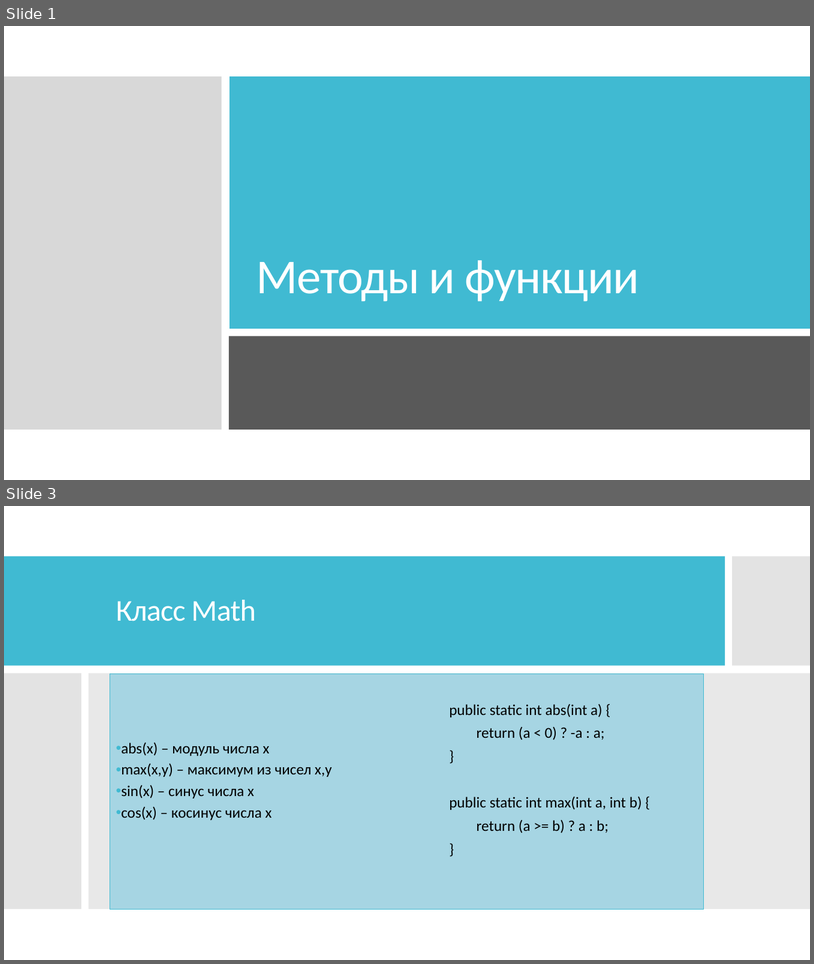
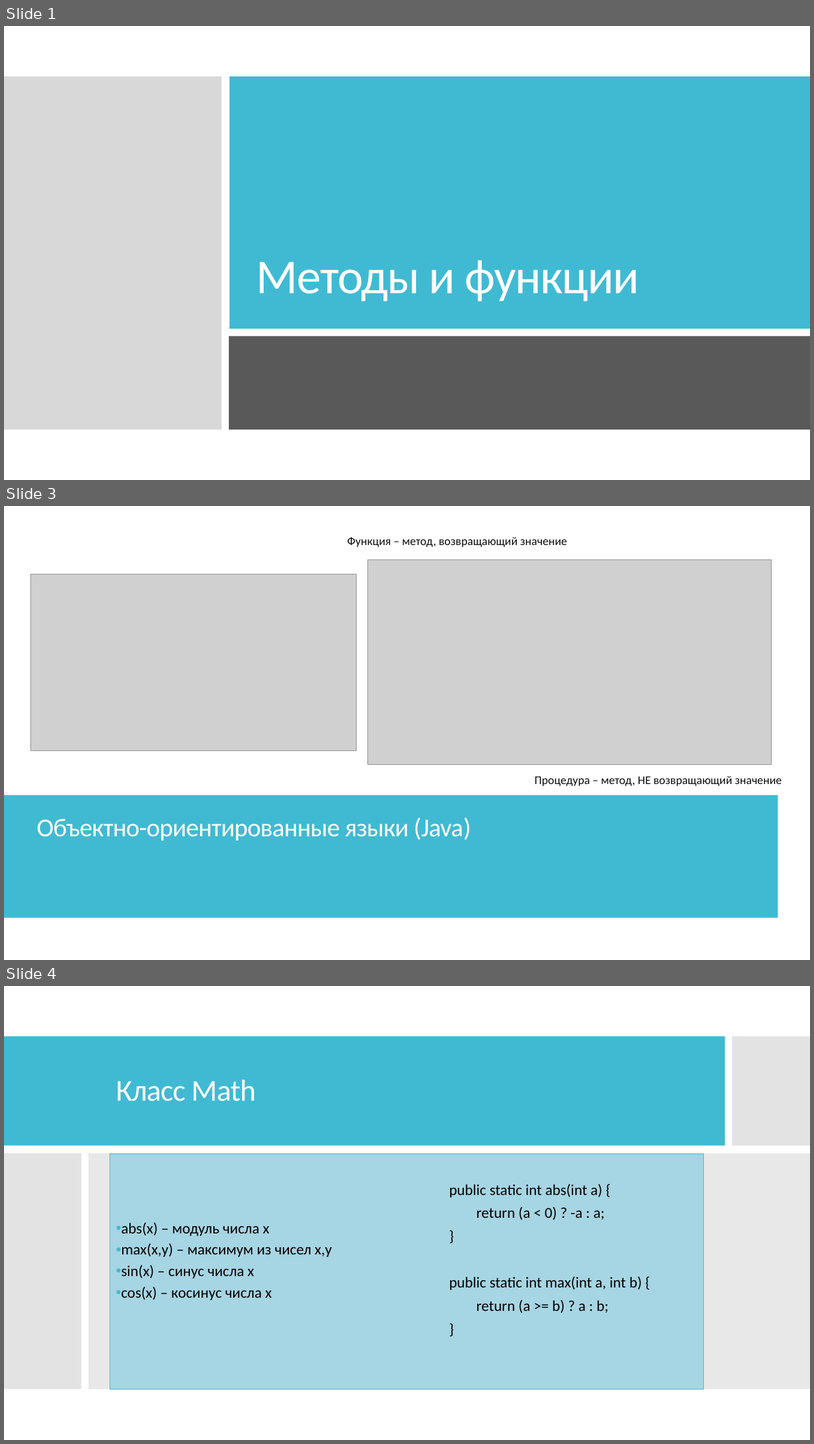
Before and after one commit to IriEfremova/LessonsCube, a slide deck: Samsung/Lesson8/ArraysPracticum.pptx. Shown one above the other, each under a label of ours: slides 1 and 3 before the commit, slides 1, 3 and 4 after it; the slides between them are not shown. The pictures are 814x964 and 814x1444 pixels, drawn with LibreOffice and Linux fonts; fonts in the diff are those of the drawing; grey boxes stand for pictures. Boxes give left, top, right and bottom in pixels: in the first picture for what was removed or moved away, otherwise in the second. Text is boxed around its words. In the diff, an @@ line names an element or a change of style, - is before the commit and + after.

```diff
--- a/Samsung/Lesson8/ArraysPracticum.pptx
+++ b/Samsung/Lesson8/ArraysPracticum.pptx
@@ slide 3 added at [4,506,810,960], background #FFFFFF; not listed: 2 template elements that a slide beside it also shows @@
@@ rectangle added at [4,506,810,960], fill #FFFFFF @@
@@ text added at [347,537,567,547], 14 pt, text #0D0D0D @@
+Функция – метод, возвращающий значение
@@ picture added at [30,574,357,750] @@
@@ picture added at [368,560,771,765] @@
@@ text added at [535,775,782,786], 14 pt, text #0D0D0D @@
+Процедура – метод, НЕ возвращающий значение
@@ rectangle added at [4,795,779,918], fill #40BAD2 @@
@@ text added at [37,817,471,840], 30.6 pt, text #FFFFFF @@
+Объектно-ориентированные языки (Java)
@@ what was slide 3 is now slide 4 @@
```
Also in this commit, not shown: 1 slide changed, 6 other slides added, 17 slides removed, 5 other files.
